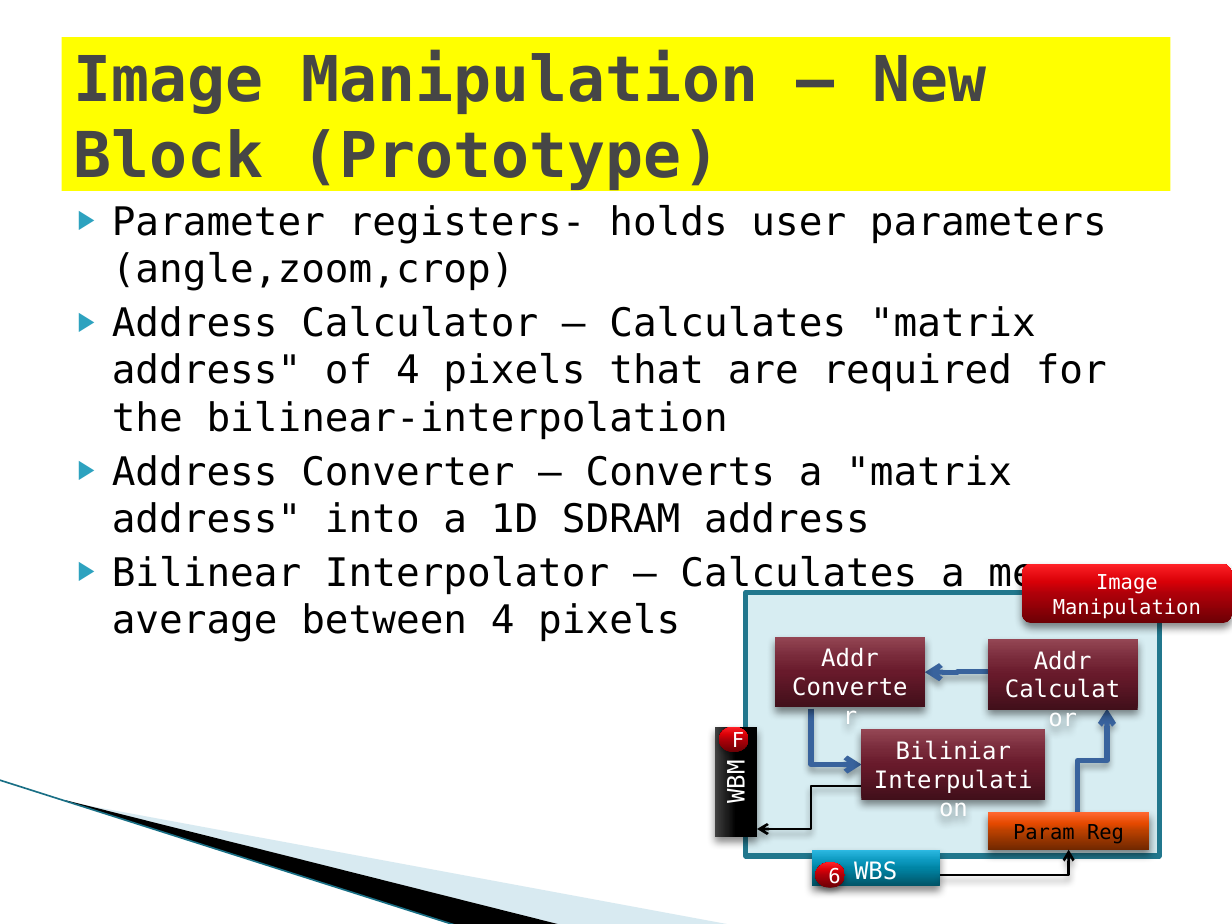
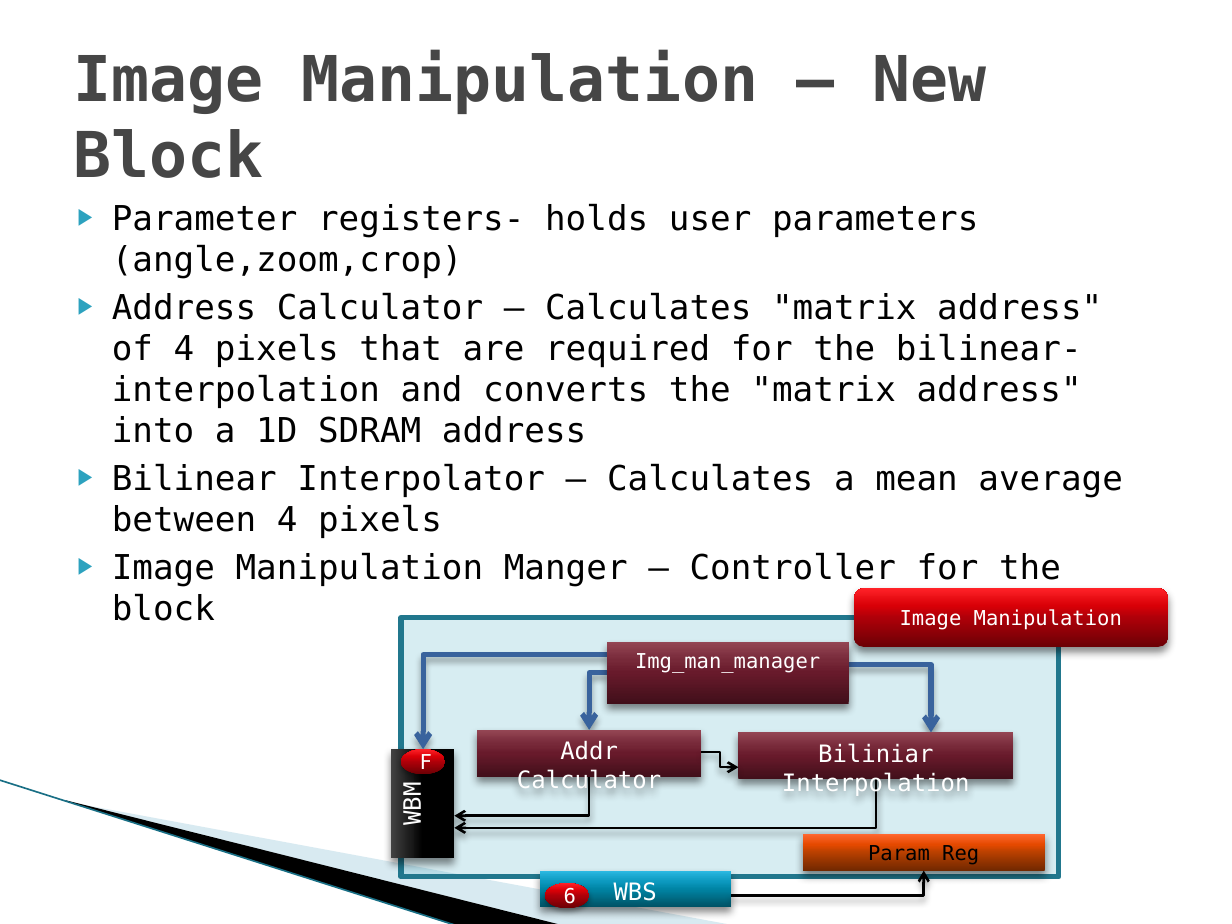
Before and after one commit to shizzz88/image-rotation-technion-ee, a slide deck: slide 14 of Presentation/Final_part_A_Presentation.pptx (slide 13 before the commit). Drawn at 1232x924 pixels with LibreOffice and Linux fonts; fonts in the diff are those of the drawing; background and template pictures are left out. Boxes give left, top, right and bottom in pixels: in the first picture for what was removed or moved away, otherwise in the second. Text is boxed around its words. In the diff, an @@ line names an element or a change of style, - is before the commit and + after.

```diff
--- a/Presentation/Final_part_A_Presentation.pptx
+++ b/Presentation/Final_part_A_Presentation.pptx
@@ title "Image Manipulation – New Block" moved from (x1=62, y1=37, x2=1170, y2=191) to (x1=74, y1=50, x2=986, y2=178) @@
@@ title "Image Manipulation – New Block" at (x1=74, y1=50, x2=986, y2=178): fill #FFFF00 to none @@
@@ title at (x1=74, y1=50, x2=986, y2=178): text changed @@
-Image Manipulation – New Block (Prototype)
+Image Manipulation – New Block
@@ text at (x1=112, y1=203, x2=1122, y2=538): size 23 to 20 pt in "Parameter registers- holds user parameters (angle,zoom,crop)", "Bilinear Interpolator – Calculates a mean average ..." @@
@@ text at (x1=112, y1=292, x2=1102, y2=443): text changed; size 23 to 20 pt @@
-▶ Address Calculator – Calculates "matrix address" of 4 pixels that are required for the bilinear-interpolation
-▶ Address Converter – Converts a "matrix address" into a 1D SDRAM address
+▶ Address Calculator – Calculates "matrix address" of 4 pixels that are required for the bilinear-interpolation and converts the "matrix address" into a 1D SDRAM address
@@ text at (x1=112, y1=552, x2=1061, y2=621): paragraph added @@
+▶ Image Manipulation Manger – Controller for the block
@@ rounded rectangle "Image Manipulation" resized from (x1=1023, y1=564, x2=1232, y2=623) to (x1=854, y1=588, x2=1168, y2=647) @@
@@ rectangle resized from (x1=745, y1=593, x2=1158, y2=856) to (x1=400, y1=617, x2=1058, y2=877) @@
@@ elbow arrow added from (607, 654) to (423, 749), #39639D 3 pt @@
@@ rectangle added at (x1=607, y1=642, x2=849, y2=703), fill gradient #420F1A to #681A2B to #772939 to #944755, 12 pt, text #FFFFFF @@
+Img_man_manager
@@ rectangle removed at (x1=775, y1=637, x2=925, y2=707) @@
-Addr Converter
@@ elbow arrow added from (607, 673) to (589, 729), #39639D 3 pt @@
@@ elbow arrow moved from (811, 708) - (861, 765) to (849, 665) - (931, 732) @@
@@ elbow arrow removed from (989, 671) to (925, 673) @@
@@ elbow arrow removed from (1078, 812) to (1108, 708) @@
@@ rectangle "WBM" resized from (x1=715, y1=727, x2=756, y2=838) to (x1=392, y1=749, x2=455, y2=859) @@
@@ ellipse "F" resized from (x1=719, y1=727, x2=749, y2=753) to (x1=400, y1=749, x2=445, y2=774) @@
@@ rectangle "Addr Calculator" resized from (x1=988, y1=639, x2=1138, y2=710) to (x1=477, y1=729, x2=701, y2=776) @@
@@ rectangle "Biliniar Interpolation" resized from (x1=861, y1=729, x2=1045, y2=800) to (x1=738, y1=732, x2=1013, y2=779) @@
@@ text in rectangle at (x1=782, y1=743, x2=970, y2=797): text changed @@
-Biliniar Interpulation
+Biliniar Interpolation
@@ elbow arrow moved from (940, 875) - (1068, 850) to (589, 777) - (455, 816) @@
@@ elbow arrow added from (701, 752) to (738, 768), #000000 1.5 pt @@
@@ elbow arrow added from (876, 780) to (455, 828), #000000 1.5 pt @@
@@ rectangle "Param Reg" resized from (x1=988, y1=812, x2=1149, y2=849) to (x1=803, y1=834, x2=1045, y2=871) @@
@@ rectangle "WBS" resized from (x1=812, y1=850, x2=940, y2=887) to (x1=540, y1=871, x2=731, y2=907) @@
@@ ellipse "6" resized from (x1=816, y1=862, x2=845, y2=888) to (x1=545, y1=883, x2=589, y2=908) @@
@@ elbow arrow moved from (865, 786) - (758, 829) to (731, 896) - (924, 871) @@
```
Also in this commit, not shown: 16 other slides changed, 8 slides added, 4 slides removed, 6 other files.
